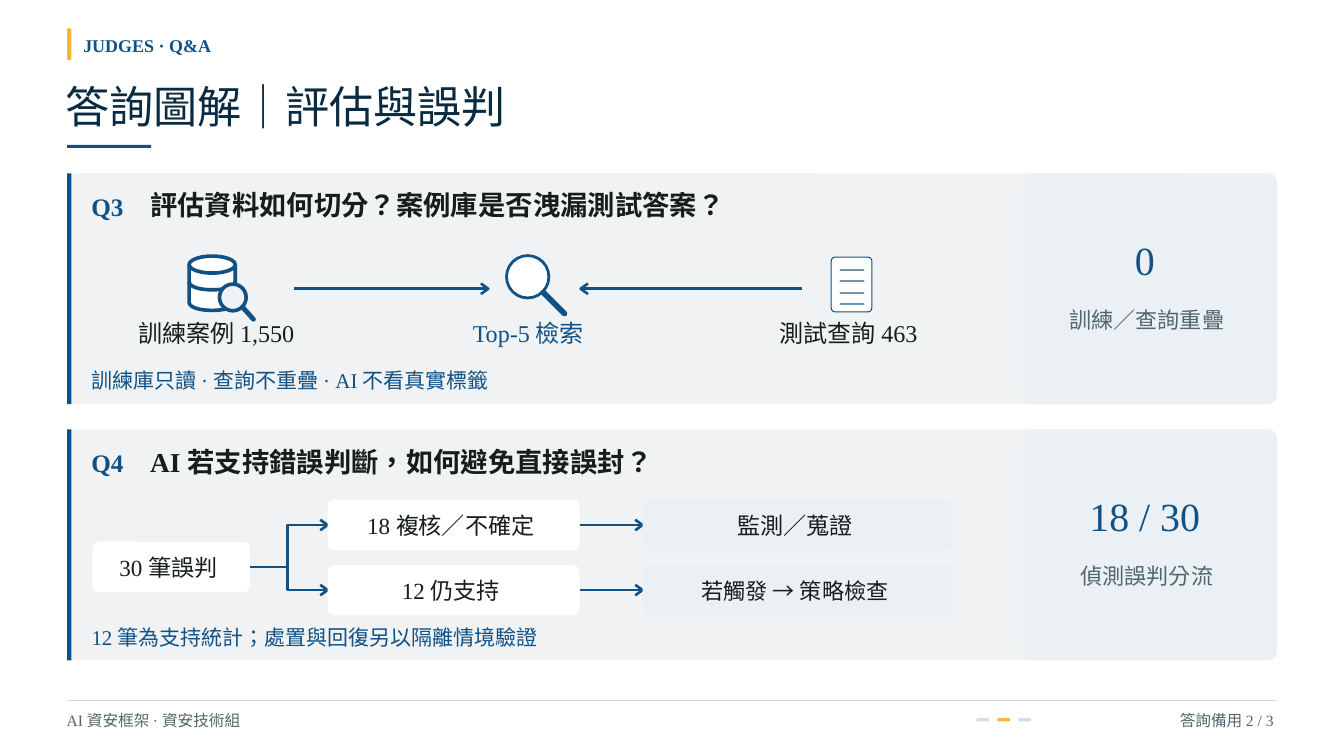
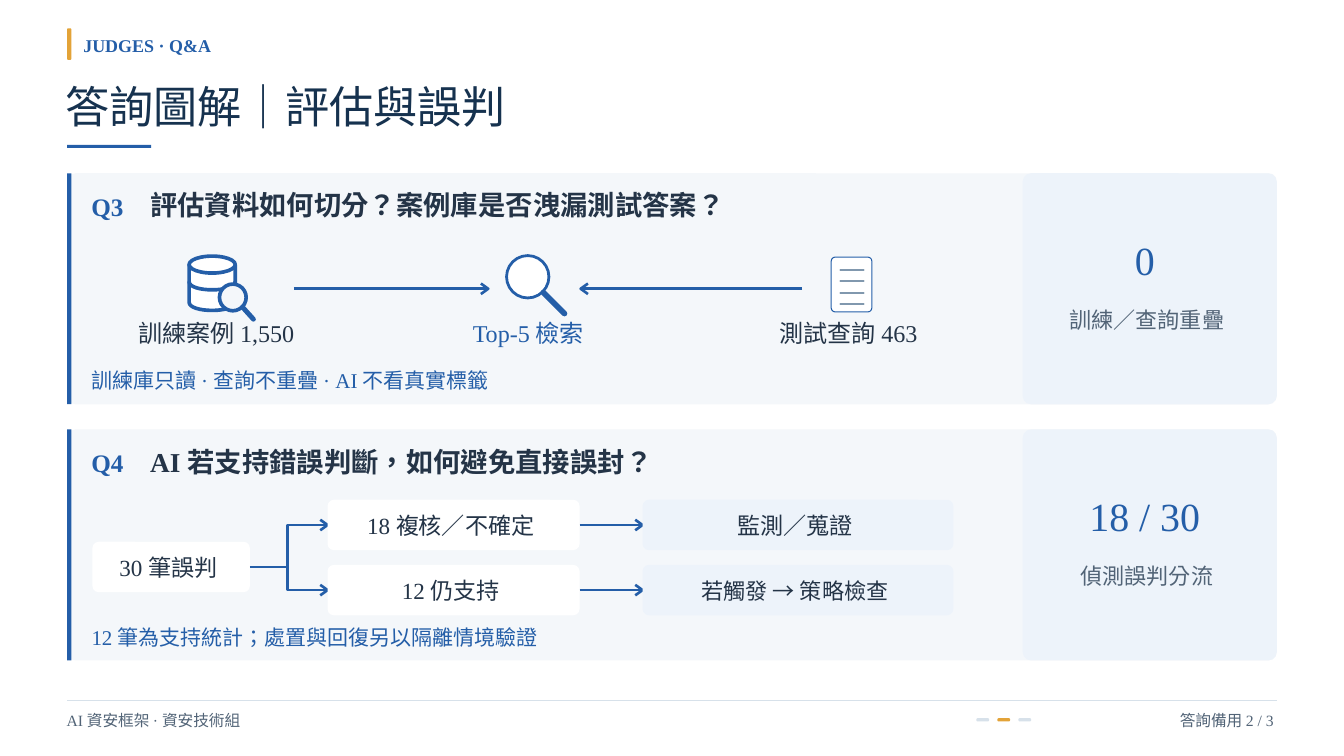
Before and after one commit to Lily09-project/innoserve-competition, a slide deck: slide 11 of deliverables/決賽簡報_AI資安框架.pptx. Drawn at 1344x756 pixels with LibreOffice and Linux fonts; fonts in the diff are those of the drawing. Boxes give left, top, right and bottom in pixels: in the first picture for what was removed or moved away, otherwise in the second. Text is boxed around its words. In the diff, an @@ line names an element or a change of style, - is before the commit and + after.

```diff
--- a/deliverables/決賽簡報_AI資安框架.pptx
+++ b/deliverables/決賽簡報_AI資安框架.pptx
@@ rounded rectangle at box(68, 28, 72, 59): fill #FDB338 to #E3A338 @@
@@ text "答詢圖解｜評估與誤判" at box(65, 84, 505, 129): text colour #092B42 to #16324F @@
@@ fill #105186 to #245EA8 in 3 elements at box(68, 145, 151, 148), box(68, 430, 72, 660), box(68, 173, 72, 404) @@
@@ rounded rectangle at box(68, 173, 1277, 404): fill #F0F2F3 to #F4F7FA @@
@@ ellipse at box(507, 256, 549, 298): outline #105186 1.99 pt to #245EA8 1.99 pt @@
@@ rounded rectangle at box(832, 257, 872, 312): outline #105186 0.73 pt to #245EA8 0.73 pt @@
@@ outline #105186 2.6 pt to #245EA8 2.6 pt in 3 elements at box(190, 265, 236, 314), box(190, 256, 236, 273), box(190, 281, 236, 292) @@
@@ ellipse at box(220, 284, 247, 312): fill #F0F2F3 to #F4F7FA; outline #105186 2.6 pt to #245EA8 2.6 pt @@
@@ freeform shape at box(543, 292, 565, 314): outline #105186 3.98 pt to #245EA8 3.98 pt @@
@@ freeform shape at box(243, 308, 254, 320): outline #105186 3.47 pt to #245EA8 3.47 pt @@
@@ outline #7294A9 1.45 pt to #8198AE 1.45 pt in 4 elements at box(841, 270, 864, 271), box(841, 281, 864, 282), box(841, 292, 864, 293), box(841, 303, 864, 304) @@
@@ rounded rectangle at box(68, 430, 1277, 660): fill #F0F2F3 to #F4F7FA @@
@@ text colour #105186 to #245EA8 in 8 elements at box(83, 40, 211, 55), box(91, 199, 123, 220), box(473, 321, 584, 347), box(92, 370, 489, 390), box(1135, 248, 1155, 276), box(91, 455, 123, 476), box(92, 627, 538, 647), box(1089, 504, 1200, 532) @@
@@ fill #EAF0F4 to #EDF3FA in 4 elements at box(1023, 173, 1277, 404), box(1023, 430, 1277, 660), box(643, 500, 954, 551), box(643, 565, 954, 615) @@
@@ outline #105186 1.87 pt to #245EA8 1.87 pt in 12 elements at box(294, 288, 489, 289), box(481, 283, 488, 293), box(581, 288, 803, 289), box(581, 283, 588, 293), box(250, 525, 328, 568), box(321, 520, 328, 530), box(287, 567, 328, 590), box(321, 585, 328, 595), box(580, 525, 642, 526), box(635, 520, 642, 530), box(580, 590, 642, 591), box(635, 585, 642, 595) @@
@@ text colour #171C1D to #243447 in 9 elements at box(150, 191, 724, 218), box(139, 321, 294, 346), box(780, 321, 917, 344), box(150, 448, 652, 475), box(119, 556, 217, 578), box(367, 514, 534, 536), box(402, 579, 500, 601), box(738, 514, 853, 536), box(702, 580, 889, 601) @@
@@ rounded rectangle at box(998, 718, 1010, 721): fill #FDB338 to #E3A338 @@
```
Also in this commit, not shown: 10 other slides changed, 55 other files.
